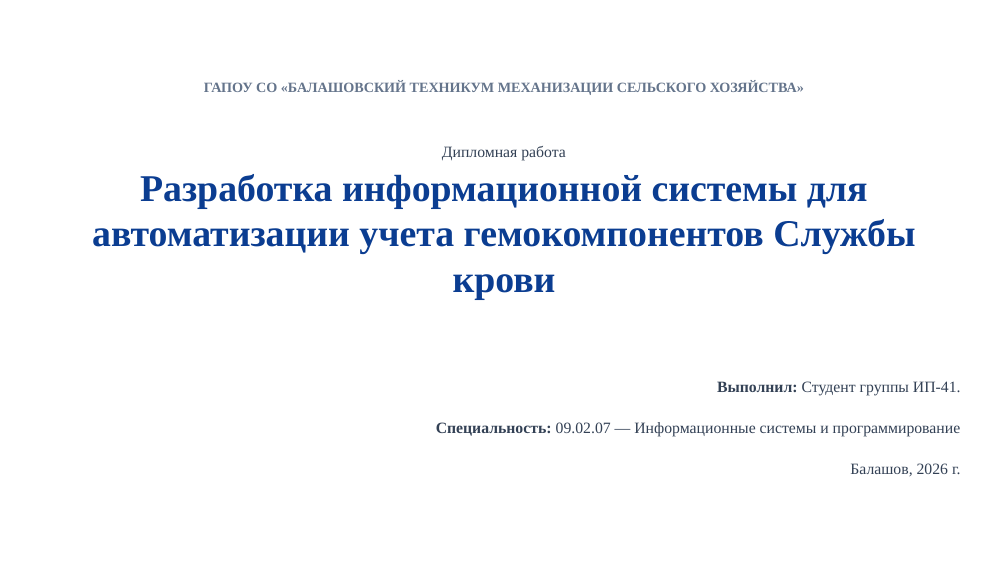
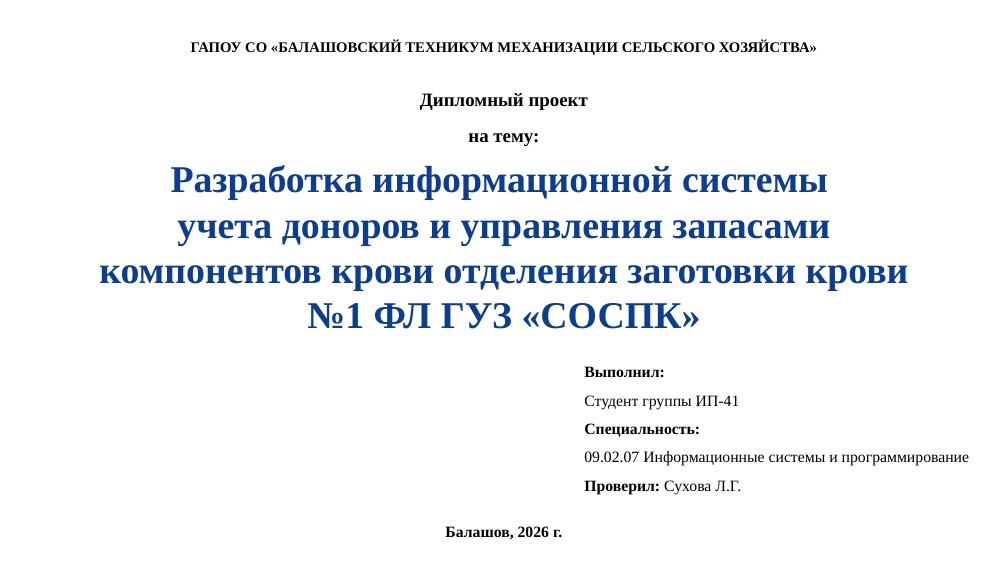
Before and after one commit to ktoto246/WPF3, a slide deck: slide 1 of Защита дипломной работы.pptx. Drawn at 1008x567 pixels with LibreOffice and Linux fonts; fonts in the diff are those of the drawing; background and template pictures are left out. Boxes give left, top, right and bottom in pixels: in the first picture for what was removed or moved away, otherwise in the second. Text is boxed around its words. In the diff, an @@ line names an element or a change of style, - is before the commit and + after.

```diff
--- a/Защита дипломной работы.pptx
+++ b/Защита дипломной работы.pptx
@@ text "ГАПОУ СО «БАЛАШОВСКИЙ ТЕХНИКУМ МЕХАНИЗАЦИИ ...": place and size @@
-text "ГАПОУ СО «БАЛАШОВСКИЙ ТЕХНИКУМ МЕХАНИЗАЦИИ ..." at <box>204,81,804,95</box>
+text "ГАПОУ СО «БАЛАШОВСКИЙ ТЕХНИКУМ МЕХАНИЗАЦИИ ..." at <box>191,40,817,55</box>
@@ text "ГАПОУ СО «БАЛАШОВСКИЙ ТЕХНИКУМ МЕХАНИЗАЦИИ ..." at <box>191,40,817,55</box>: size 13.5 to 14 pt, text colour #64748B to #000000 @@
@@ text at <box>420,93,588,146</box>: text changed; size 15 to 18 pt; text colour #334155 to #000000; bold on @@
-Дипломная работа
+Дипломный проект
+на тему:
@@ text at <box>99,165,909,329</box>: text changed @@
-Разработка информационной системы для автоматизации учета гемокомпонентов Службы крови
+Разработка информационной системы
+учета доноров и управления запасами компонентов крови отделения заготовки крови №1 ФЛ ГУЗ «СОСПК»
@@ text at <box>584,366,970,494</box>: text changed; text colour #334155 to #000000 @@
-Выполнил: Студент группы ИП-41.
+Выполнил:
+Студент группы ИП-41
+Специальность:
+09.02.07 Информационные системы и программирование
+Проверил: Сухова Л.Г.
@@ text removed at <box>436,422,961,436</box> @@
-Специальность: 09.02.07 — Информационные системы и программирование
@@ text "Балашов, 2026 г.": place and size @@
-text "Балашов, 2026 г." at <box>850,463,961,476</box>
+text "Балашов, 2026 г." at <box>445,526,562,540</box>
@@ text "Балашов, 2026 г." at <box>445,526,562,540</box>: text colour #334155 to #000000, bold on; alignment right to centre @@
```
Also in this commit, not shown: 1 other slide changed, 1 slide added, 2 other files.
